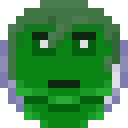
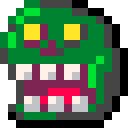
Before/after of a (128, 128) layered artwork. What changed in the layer stack:
added layer "Layer 21" above "Layer 12" over (0, 0, 72, 112)
added layer "Layer 12" above "Layer 18" over (0, 0, 128, 128)
added layer "Layer 18" above "Layer 19" over (24, 24, 88, 56)
added layer "Layer 19" above "Layer 15" over (40, 40, 64, 56)
added layer "Layer 15" above "Layer 20" over (16, 64, 88, 112)
added layer "Layer 20" above "Layer 17" over (8, 8, 104, 88)
added layer "Layer 17" above "Layer 14" over (24, 64, 96, 112)
added layer "Layer 14" above "Layer 16" over (16, 64, 96, 112)
added layer "Layer 16" above "Layer 13" over (16, 8, 120, 120)
added layer "Layer 13" above "Layer 11" over (8, 8, 120, 128)
hid "Layer 9" over (8, 0, 120, 128)
hid "Layer 10" over (0, 0, 128, 128)
